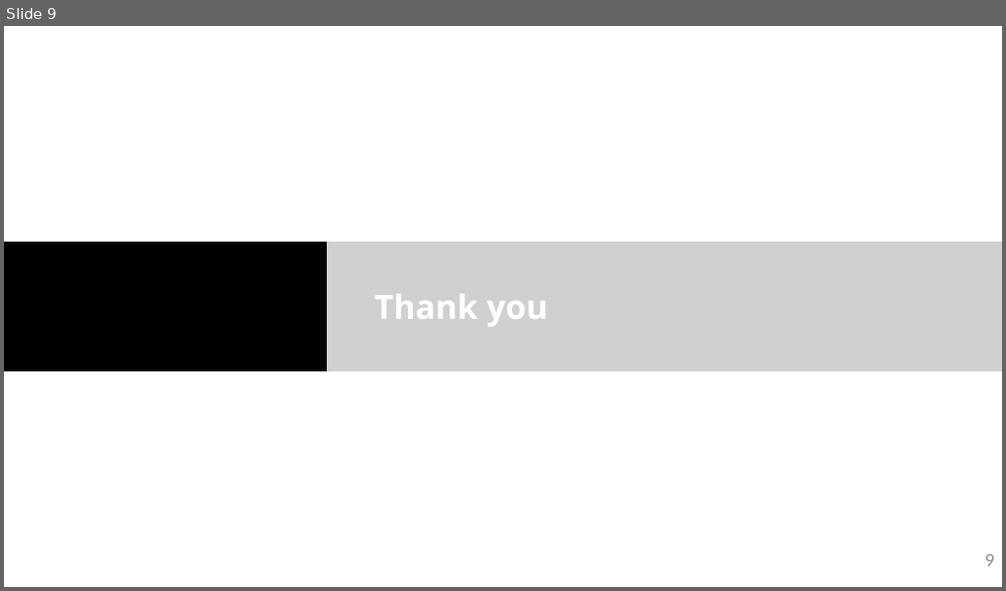
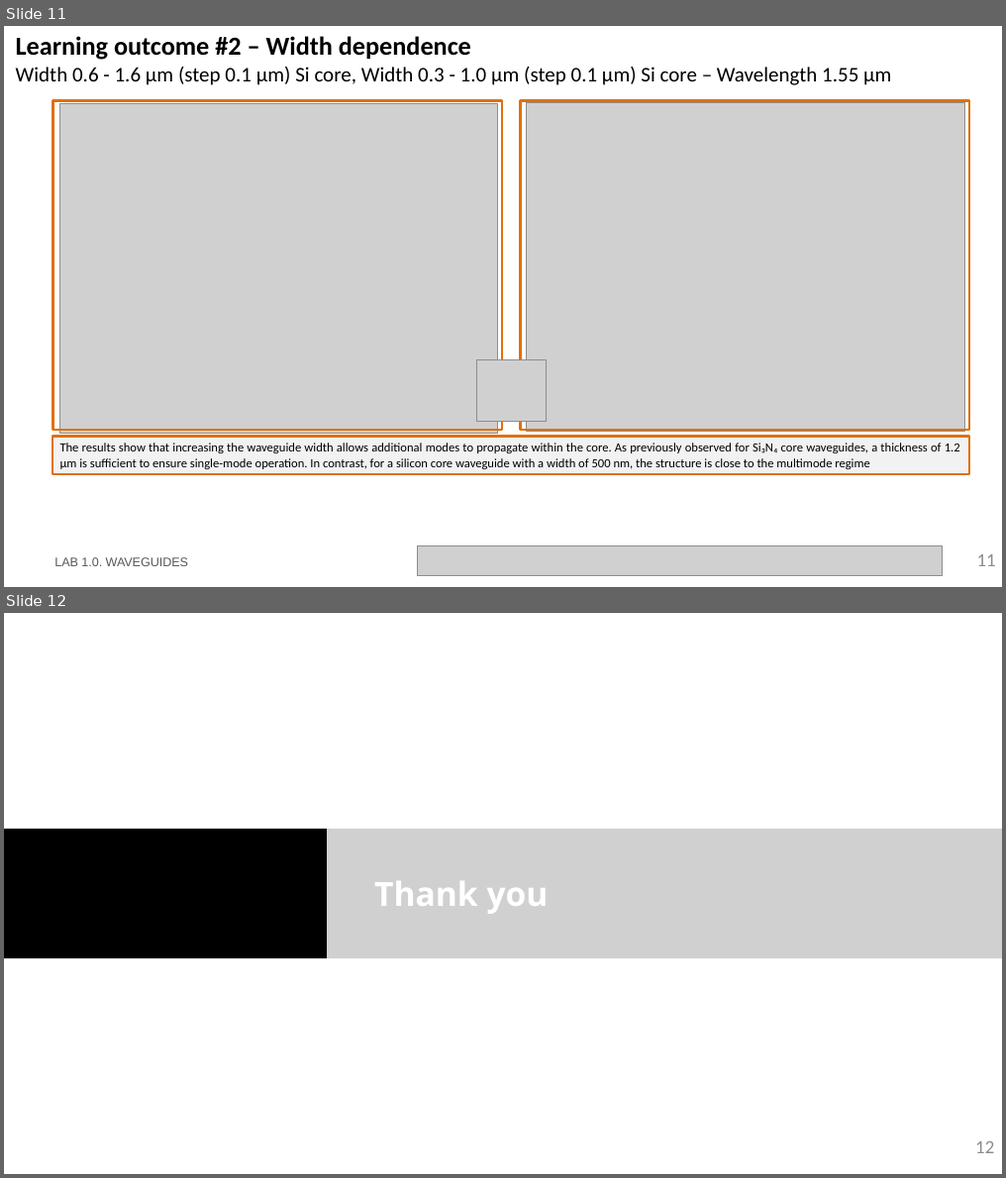
Before and after one commit to niospinamev2/pic-upv-lab1, a slide deck: LabBook_10.pptx. Shown one above the other, each under a label of ours: slide 9 before the commit, slides 11 and 12 after it. The pictures are 1006x591 and 1006x1178 pixels, drawn with LibreOffice and Linux fonts; fonts in the diff are those of the drawing; grey boxes stand for pictures; background and template pictures are left out. Boxes give left, top, right and bottom in pixels: in the first picture for what was removed or moved away, otherwise in the second. Text is boxed around its words. In the diff, an @@ line names an element or a change of style, - is before the commit and + after.

```diff
--- a/LabBook_10.pptx
+++ b/LabBook_10.pptx
@@ slide 11 added at (x1=4, y1=26, x2=1002, y2=587), background #FFFFFF @@
@@ text added at (x1=16, y1=36, x2=891, y2=85), 20 pt, text #000000 @@
+Learning outcome #2 – Width dependence
+Width 0.6 - 1.6 µm (step 0.1 µm) Si core, Width 0.3 - 1.0 µm (step 0.1 µm) Si core – Wavelength 1.55 µm
@@ rectangle added at (x1=54, y1=101, x2=503, y2=430), outline #E0700D 2.25 pt @@
@@ picture added at (x1=59, y1=104, x2=497, y2=433) @@
@@ rectangle added at (x1=521, y1=101, x2=969, y2=430), outline #E0700D 2.25 pt @@
@@ picture added at (x1=527, y1=102, x2=964, y2=432) @@
@@ picture added at (x1=476, y1=360, x2=547, y2=421) @@
@@ rectangle added at (x1=53, y1=437, x2=969, y2=474), fill #F2F2F2, outline #E0700D 2.25 pt, 12 pt, text #000000 @@
+The results show that increasing the waveguide width allows additional modes to propagate within the core. As previously observed for Si₃N₄ core waveguides, a thickness of 1.2 µm is sufficient to ensure single-mode operation. In contrast, for a silicon core waveguide with a width of 500 nm, the structure is close to the multimode regime
@@ text added at (x1=54, y1=558, x2=188, y2=567), 12 pt, text #585858 @@
+LAB 1.0. WAVEGUIDES
@@ picture added at (x1=417, y1=547, x2=943, y2=576) @@
@@ page number added at (x1=977, y1=555, x2=996, y2=567), 18 pt, text #8C8C8C @@
+11
@@ what was slide 9 is now slide 12 @@
@@ page number at (x1=975, y1=1142, x2=994, y2=1154): text changed @@
-9
+12
```
Also in this commit, not shown: 5 slides changed, 2 other slides added, 15 other files.
